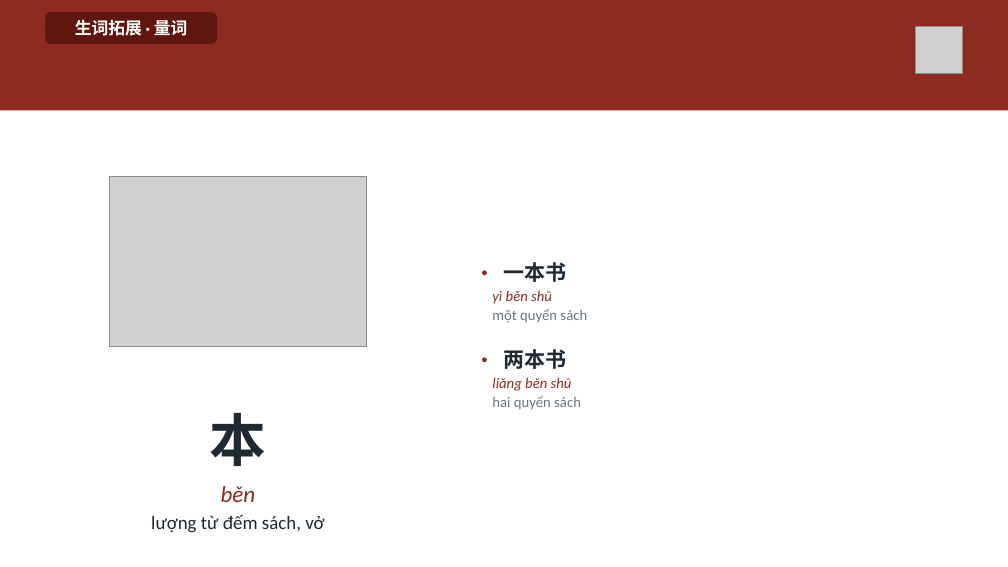
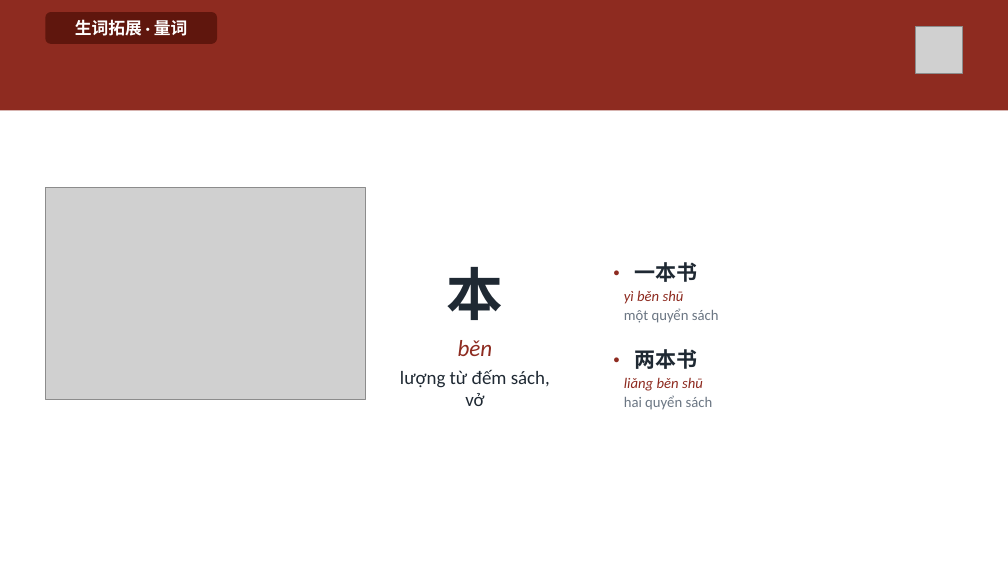
Before and after one commit to HuyenNguyen911/chinese-learning-os, a slide deck: slide 30 of output/hsk1/buoi04_giadinh/slide/Buoi-04-Giadinh.pptx (slide 26 before the commit). Drawn at 1008x567 pixels with LibreOffice and Linux fonts; fonts in the diff are those of the drawing; grey boxes stand for pictures. Boxes give left, top, right and bottom in pixels: in the first picture for what was removed or moved away, otherwise in the second. Text is boxed around its words. In the diff, an @@ line names an element or a change of style, - is before the commit and + after.

```diff
--- a/output/hsk1/buoi04_giadinh/slide/Buoi-04-Giadinh.pptx
+++ b/output/hsk1/buoi04_giadinh/slide/Buoi-04-Giadinh.pptx
@@ text "本" rewrapped from bbox=[151, 413, 324, 533] to bbox=[400, 267, 550, 406] @@
@@ text "• 一本书": place and size @@
-text "• 一本书" at bbox=[492, 262, 587, 410]
+text "• 一本书" at bbox=[624, 262, 719, 410]
@@ picture: place and size @@
-picture at bbox=[110, 177, 367, 347]
+picture at bbox=[45, 188, 365, 400]
```
Also in this commit, not shown: 12 other slides changed, 4 slides added, 39 other files.
